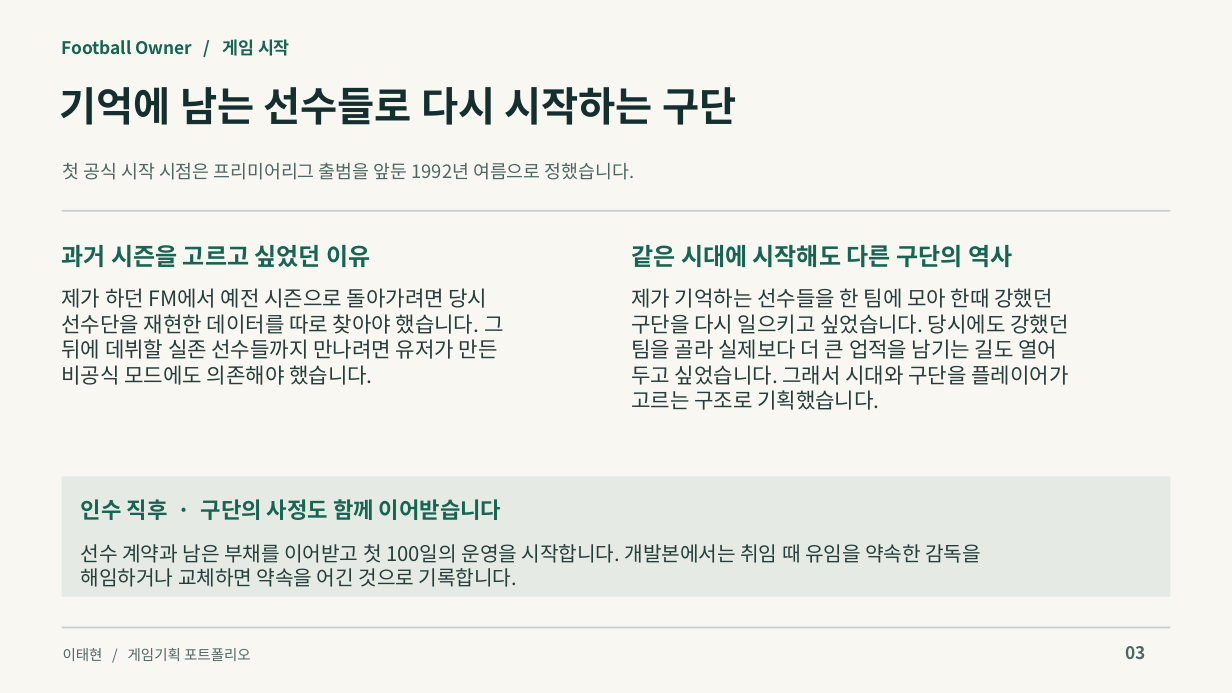
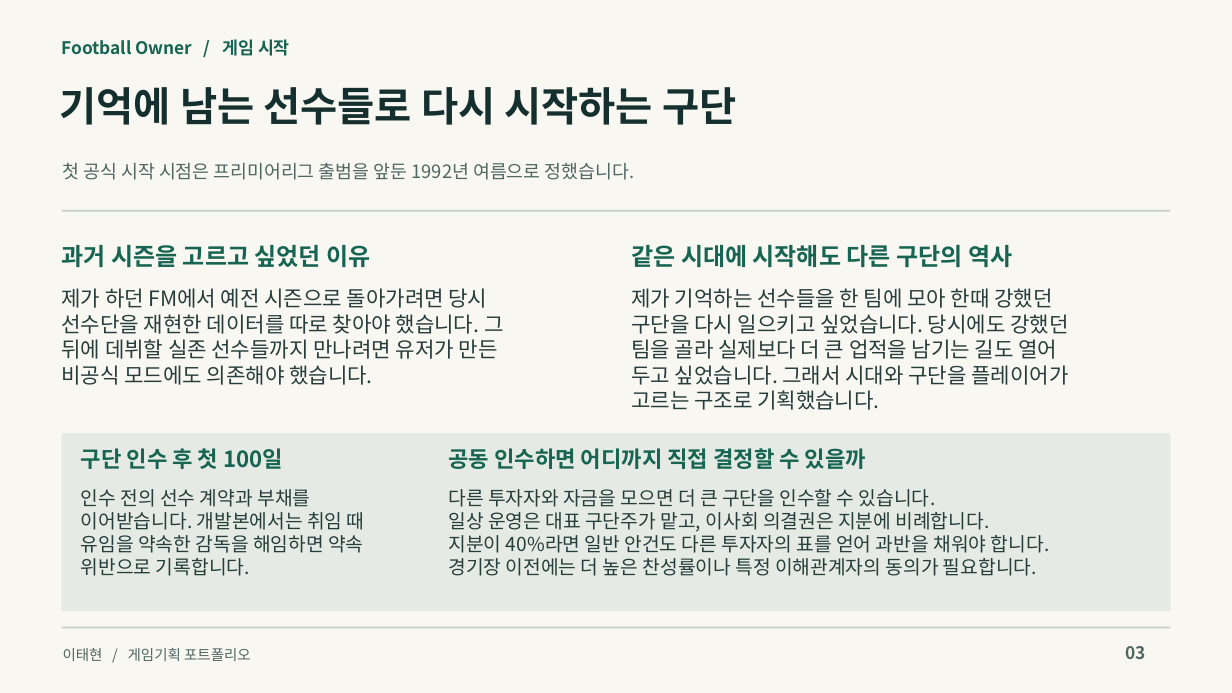
Before and after one commit to 2021180033-LTH/game-programming-portfolio, a slide deck: slide 3 of portfolio/game-design/LeeTaehyun_GameDesign_Portfolio.pptx. Drawn at 1232x693 pixels with LibreOffice and Linux fonts; fonts in the diff are those of the drawing. Boxes give left, top, right and bottom in pixels: in the first picture for what was removed or moved away, otherwise in the second. Text is boxed around its words. In the diff, an @@ line names an element or a change of style, - is before the commit and + after.

```diff
--- a/portfolio/game-design/LeeTaehyun_GameDesign_Portfolio.pptx
+++ b/portfolio/game-design/LeeTaehyun_GameDesign_Portfolio.pptx
@@ rectangle: place and size @@
-rectangle at (62,477,1171,597)
+rectangle at (62,433,1171,612)
@@ text at (81,448,283,469): text changed @@
-인수 직후 · 구단의 사정도 함께 이어받습니다
+구단 인수 후 첫 100일
@@ text added at (449,448,866,469), 17.2 pt, text #166451, bold @@
+공동 인수하면 어디까지 직접 결정할 수 있을까
@@ text at (81,489,365,576): text changed; size 15.8 to 15 pt @@
-선수 계약과 남은 부채를 이어받고 첫 100일의 운영을 시작합니다. 개발본에서는 취임 때 유임을 약속한 감독을
-해임하거나 교체하면 약속을 어긴 것으로 기록합니다.
+인수 전의 선수 계약과 부채를
+이어받습니다. 개발본에서는 취임 때
+유임을 약속한 감독을 해임하면 약속
+위반으로 기록합니다.
@@ text added at (448,489,1050,576), 15 pt, text #263D3C @@
+다른 투자자와 자금을 모으면 더 큰 구단을 인수할 수 있습니다.
+일상 운영은 대표 구단주가 맡고, 이사회 의결권은 지분에 비례합니다.
+지분이 40%라면 일반 안건도 다른 투자자의 표를 얻어 과반을 채워야 합니다.
+경기장 이전에는 더 높은 찬성률이나 특정 이해관계자의 동의가 필요합니다.
```
Also in this commit, not shown: 1 other file.
